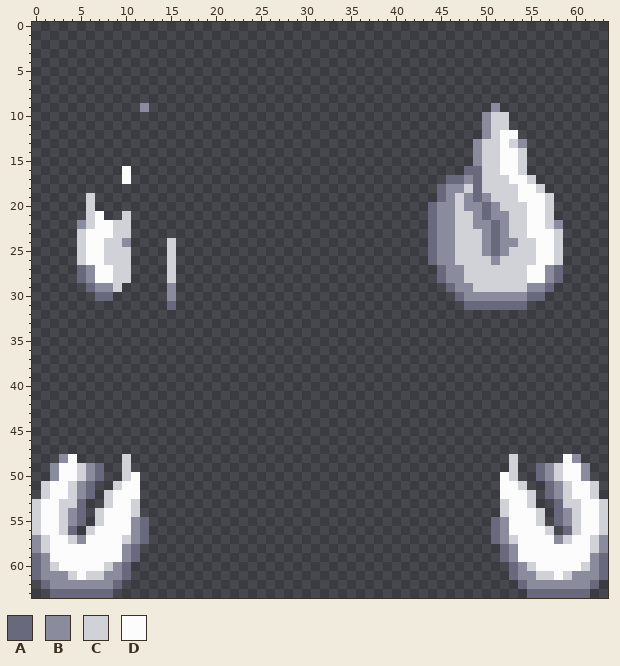
Two versions of one pixel-art sprite, Resources/Textures/_CD/Mobs/Customization/snaketails.rsi/tail_snakedual_primary.png. The picture above was drawn from the file before the commit.
The file is 64x64 pixels.
Palette (. is transparent): A #68697d  B #8a8b9d  C #d1d1d8  D #fcfcfd
Pixels before, first column x 0:
 9 ............B......................................B............
10 ..................................................BCC...........
11 ..................................................BCC...........
12 ..................................................BCDD..........
13 .................................................BCCDCB.........
14 .................................................BCCDDC.........
15 .................................................BCCDDC.........
16 ..........D.....................................AACCDDC.........
17 ..........D...................................AABACCCDDC........
18 .............................................ABBCACCCCDDC.......
19 ......C......................................ABCBABCCCDDDC......
20 ......C.....................................ABBCBBABCCCDDC......
21 ......CD..C.................................ABBCCBABBCCDDC......
22 .....BCDDCC.................................ABBCCBBABCCDDCB.....
23 .....CDDDCC.................................ABBCCCBABCCDDDC.....
24 .....CDDCCB....C............................ABBCCCBABBCCDDC.....
25 .....CDDCCC....C............................ABBCCCBABCCCDDC.....
26 .....CDDCCC....C............................ABBCCCCBCCCCDDC.....
27 .....ABDDCC....C.............................ABBCCCCCCCDDBA.....
28 .....ABDDCC....C.............................ABBCCCCCCCDDBA.....
29 ......ABBC.....B..............................ABBCCCCCCBBA......
30 .......AA......B...............................ABBBBBBBAA.......
31 ...............A................................AAAAAAA.........
32 ................................................................
33 ................................................................
34 ................................................................
35 ................................................................
36 ................................................................
37 ................................................................
38 ................................................................
39 ................................................................
40 ................................................................
41 ................................................................
42 ................................................................
43 ................................................................
44 ................................................................
45 ................................................................
46 ................................................................
47 ................................................................
48 ...BD.....C..........................................C.....DB...
49 ..BDDCBA..C..........................................C..ABCDDB..
50 ..BDDCBA..CD........................................DC..ABCDDB..
51 .CDDCBA..CDD........................................DDC..ABCDDC.
52 .CDDCBA.CDDD........................................DDDC.ABCDDC.
53 CDDCCA..CDDC........................................CDDC..ACCDDC
54 CDDCBA.CDDDC........................................CDDDC.ABCDDC
55 CDDCBA.CDDDBA......................................ABDDDC.ABCDDC
56 CDDCA.CDDDDBA......................................ABDDDDC.ACDDC
57 BCDDCBDDDDCBA......................................ABCDDDDBCDDCB
58 BCDDDDDDDDBA........................................ABDDDDDDDDCB
59 ABDDDDDDDDBA........................................ABDDDDDDDDBA
60 ABCDDDDDCBA..........................................ABCDDDDDCBA
61 ABBBCDCCBBA..........................................ABBCCDCBBBA
62 .ABBBBBBBA............................................ABBBBBBBA.
63 ..AAAAAAA..............................................AAAAAAA..
After:
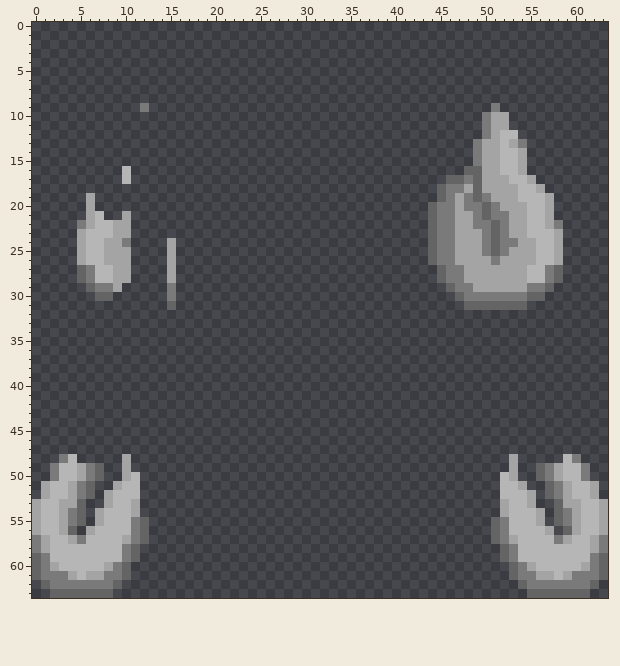
Edits made:
Colour A changes from #68697d to #646464.
Colour B changes from #8a8b9d to #7a7a7a.
Colour C changes from #d1d1d8 to #a4a4a4.
Colour D changes from #fcfcfd to #b6b6b6.
Boxes around the changes in both pictures, in picture pixels (x1, y1, x2, y2):
changed: (140, 103, 149, 112)
changed: (428, 103, 563, 310)
changed: (77, 166, 131, 301)
changed: (167, 238, 176, 310)
changed: (32, 454, 149, 598)
changed: (491, 454, 608, 598)
